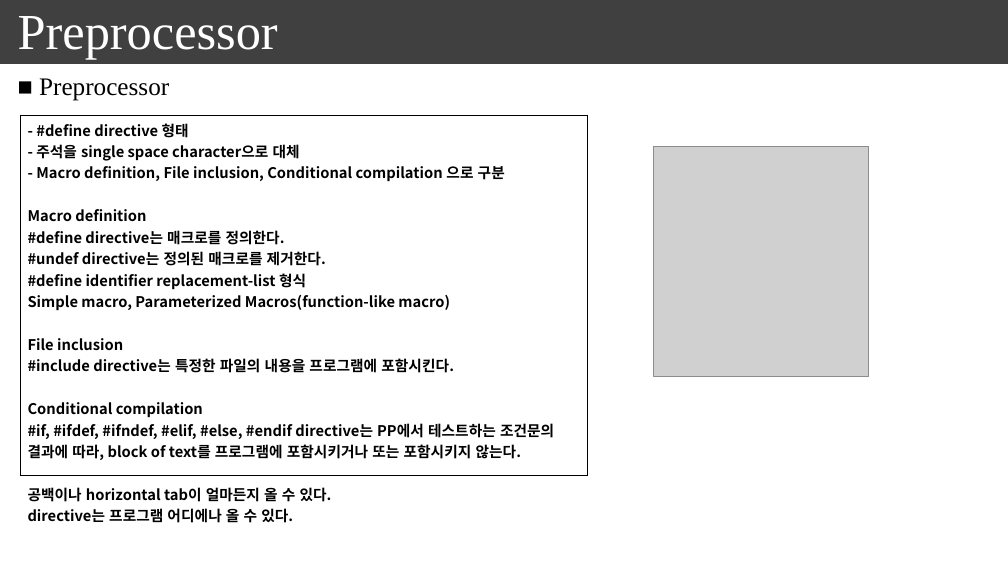
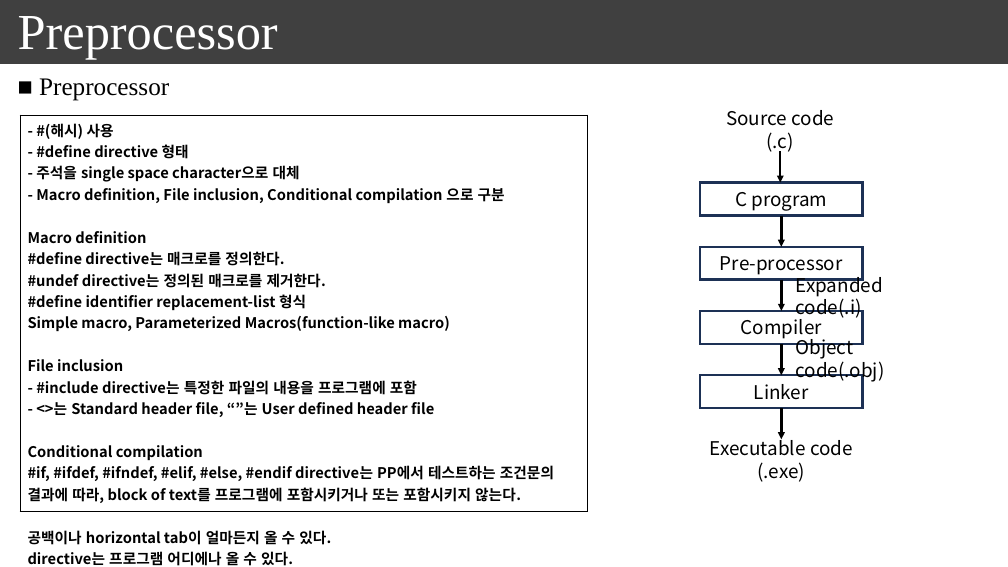
Before and after one commit to seonghokim/Study, a slide deck: slide 24 of everything in c.pptx (slide 22 before the commit). Drawn at 1008x567 pixels with LibreOffice and Linux fonts; fonts in the diff are those of the drawing; grey boxes stand for pictures. Boxes give left, top, right and bottom in pixels: in the first picture for what was removed or moved away, otherwise in the second. Text is boxed around its words. In the diff, an @@ line names an element or a change of style, - is before the commit and + after.

```diff
--- a/everything in c.pptx
+++ b/everything in c.pptx
@@ table at <box>20,115,587,567</box> @@
-row 1, column 1: - #define directive 형태 / - 주석을 single space character으로 대체 / - Macro definition, File inclusion, Conditional compilation 으로 구분 / Macro definition / #define directive는 매크로를 정의한다. / #undef directive는 정의된 매크로를 제거한다. / #define identifier replacement-list 형식 / Simple macro, Parameterized Macros(function-like macro) / File inclusion / #include directive는 특정한 파일의 내용을 프로그램에 포함시킨다. / Conditional compilation / #if, #ifdef, #ifndef, #elif, #else, #endif directive는 PP에서 테스트하는 조건문의 결과에 따라, block of text를 프로그램에 포함시키거나 또는 포함시키지 않는다. / 공백이나 horizontal tab이 얼마든지 올 수 있다. / directive는 프로그램 어디에나 올 수 있다.
+row 1, column 1: - #(해시) 사용 / - #define directive 형태 / - 주석을 single space character으로 대체 / - Macro definition, File inclusion, Conditional compilation 으로 구분 / Macro definition / #define directive는 매크로를 정의한다. / #undef directive는 정의된 매크로를 제거한다. / #define identifier replacement-list 형식 / Simple macro, Parameterized Macros(function-like macro) / File inclusion / - #include directive는 특정한 파일의 내용을 프로그램에 포함 / - <>는 Standard header file, “”는 User defined header file / Conditional compilation / #if, #ifdef, #ifndef, #elif, #else, #endif directive는 PP에서 테스트하는 조건문의 결과에 따라, block of text를 프로그램에 포함시키거나 또는 포함시키지 않는다. / 공백이나 horizontal tab이 얼마든지 올 수 있다. / directive는 프로그램 어디에나 올 수 있다.
@@ picture removed at <box>653,147,868,377</box> @@
@@ group added at <box>700,110,885,482</box>: 5 arrows, 4 rectangles, 4 texts @@
+C program
+Pre-processor
+Compiler
+Linker
+Source code
+(.c)
+Executable code
+(.exe)
+Object code(.obj)
+Expanded code(.i)
```
Also in this commit, not shown: 13 other slides changed, 5 slides added.
